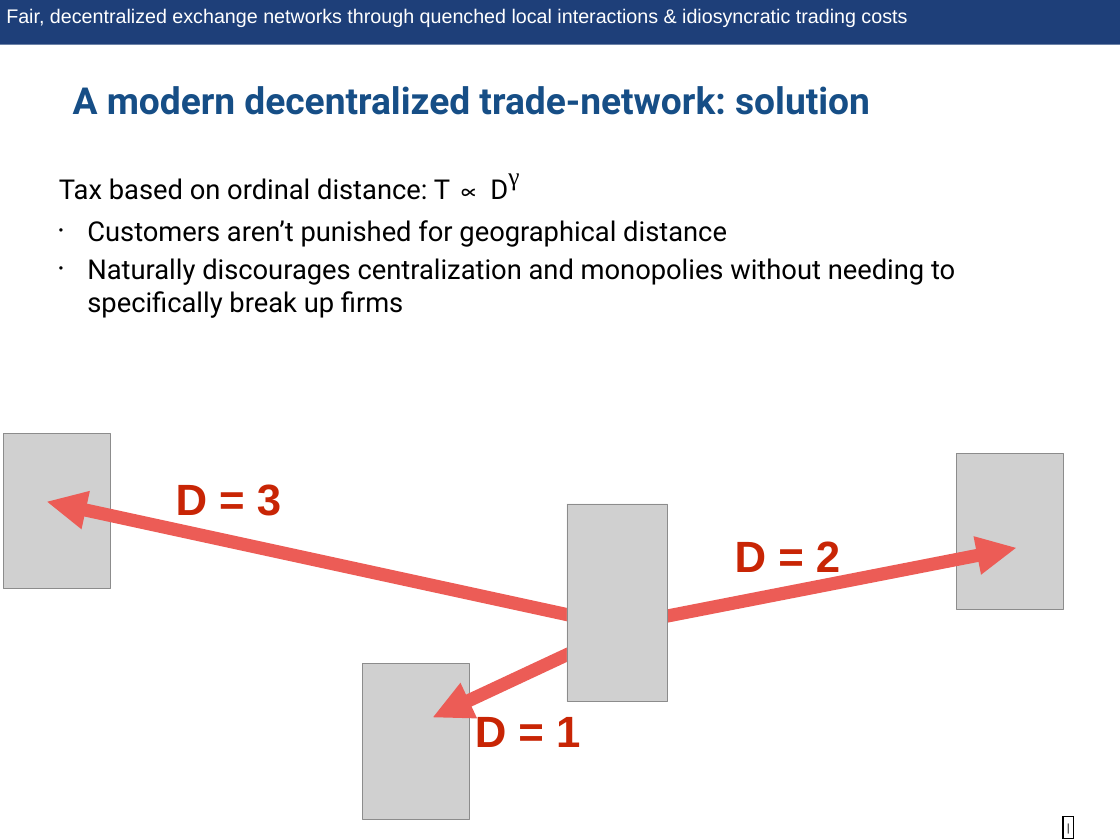
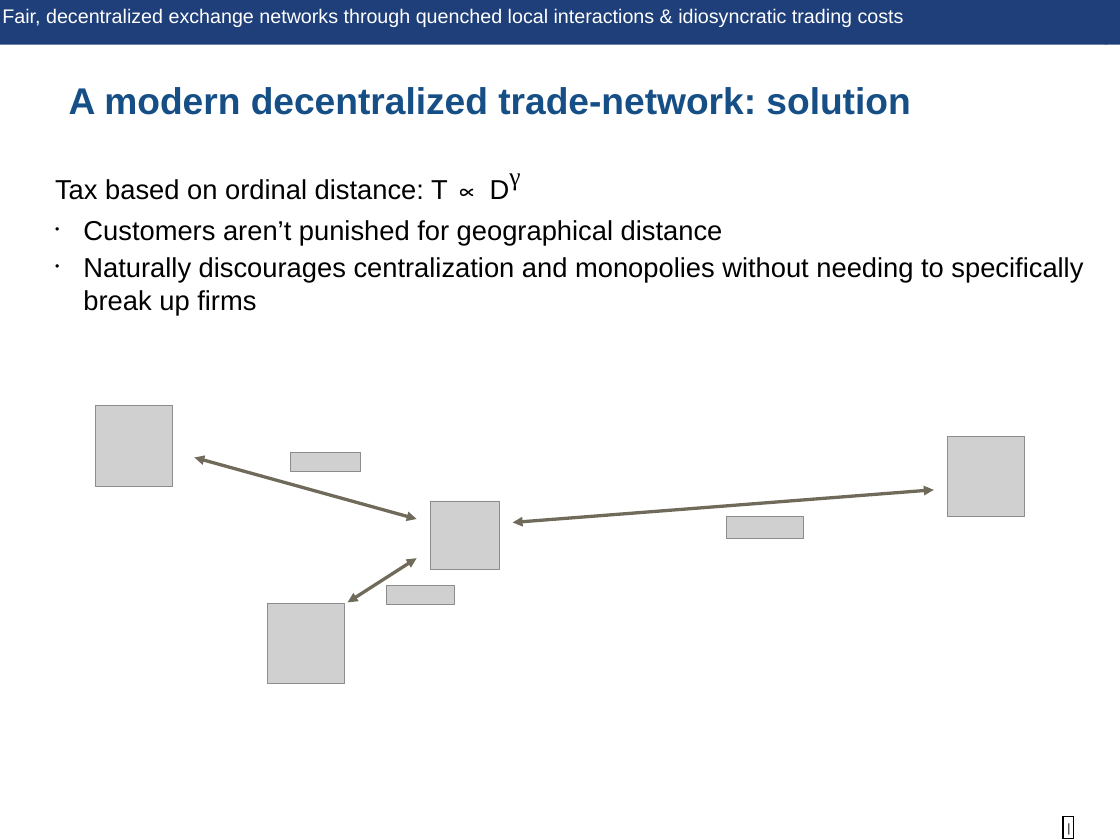
Before and after one commit to nate9799/KrepsScheinkmanModel, a slide deck: slide 5 of writing/presentations/decentralization_tax_presentation.pptx. Drawn at 1120x840 pixels with LibreOffice and Linux fonts; fonts in the diff are those of the drawing; grey boxes stand for pictures; background and template pictures are left out. Boxes give left, top, right and bottom in pixels: in the first picture for what was removed or moved away, otherwise in the second. Text is boxed around its words. In the diff, an @@ line names an element or a change of style, - is before the commit and + after.

```diff
--- a/writing/presentations/decentralization_tax_presentation.pptx
+++ b/writing/presentations/decentralization_tax_presentation.pptx
@@ text "Fair, decentralized exchange networks through ...": place and size @@
-text "Fair, decentralized exchange networks through ..." at box(0, 0, 1120, 45)
+text "Fair, decentralized exchange networks through ..." at box(2, 8, 904, 27)
@@ text "Fair, decentralized exchange networks through ..." at box(2, 8, 904, 27): fill #1E3F79 to none @@
@@ rectangle added at box(0, 0, 1120, 45), fill #1E3F79 @@
@@ text "A modern decentralized trade-network: solution" at box(69, 87, 910, 115): font Roboto to Arial @@
@@ text "Tax based on ordinal distance: ..." at box(55, 179, 1083, 315): font Roboto to Arial; less space between paragraphs @@
@@ picture added at box(95, 406, 172, 486) @@
@@ picture removed at box(3, 433, 110, 589) @@
@@ picture added at box(948, 436, 1025, 517) @@
@@ double arrow added from (195, 458) to (417, 519), #6F6A5A 3 pt @@
@@ picture added at box(291, 453, 360, 472) @@
@@ picture removed at box(956, 454, 1063, 610) @@
@@ double arrow removed from (614, 625) to (47, 502) @@
@@ text removed at box(176, 484, 281, 524) @@
-D = 3
@@ picture added at box(430, 501, 499, 569) @@
@@ double arrow added from (513, 522) to (934, 490), #6F6A5A 3 pt @@
@@ picture removed at box(567, 504, 668, 702) @@
@@ picture added at box(726, 517, 803, 539) @@
@@ double arrow added from (348, 603) to (417, 558), #6F6A5A 3 pt @@
@@ double arrow removed from (622, 625) to (1016, 548) @@
@@ text removed at box(735, 541, 840, 581) @@
-D = 2
@@ picture added at box(386, 585, 454, 604) @@
@@ picture added at box(267, 603, 344, 684) @@
@@ double arrow removed from (614, 632) to (433, 718) @@
@@ picture removed at box(362, 663, 469, 819) @@
@@ text removed at box(475, 714, 580, 747) @@
-D = 1
```
Also in this commit, not shown: 11 other slides changed, 2 slides added, 2 slides removed, 3 other files.
